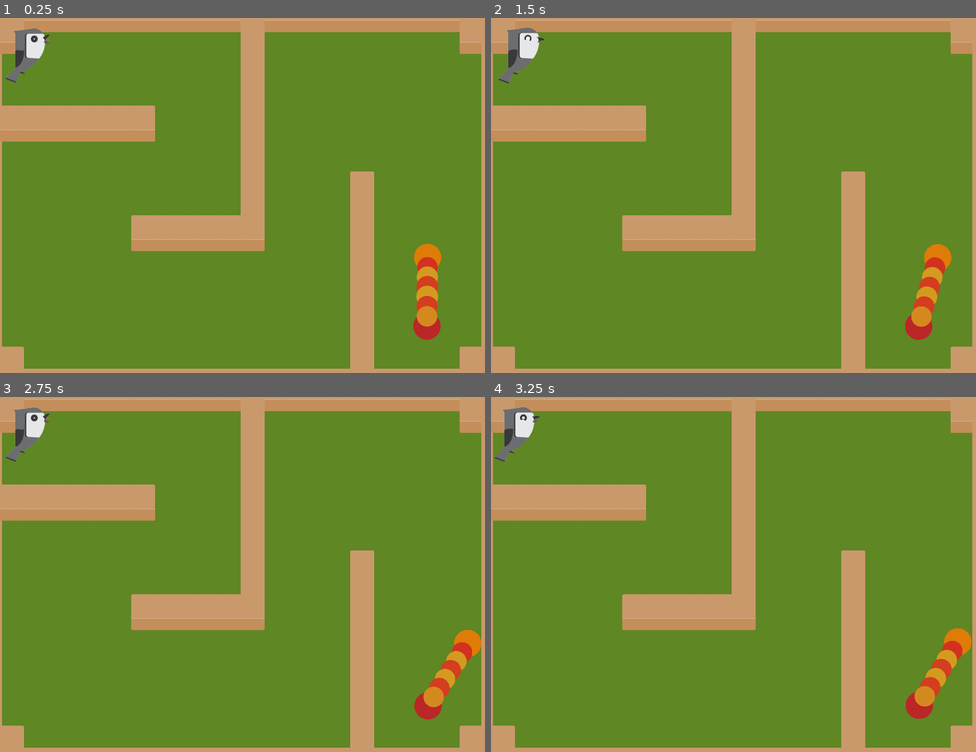
Above: before the commit, frames 1-4 (two rows, left to right).
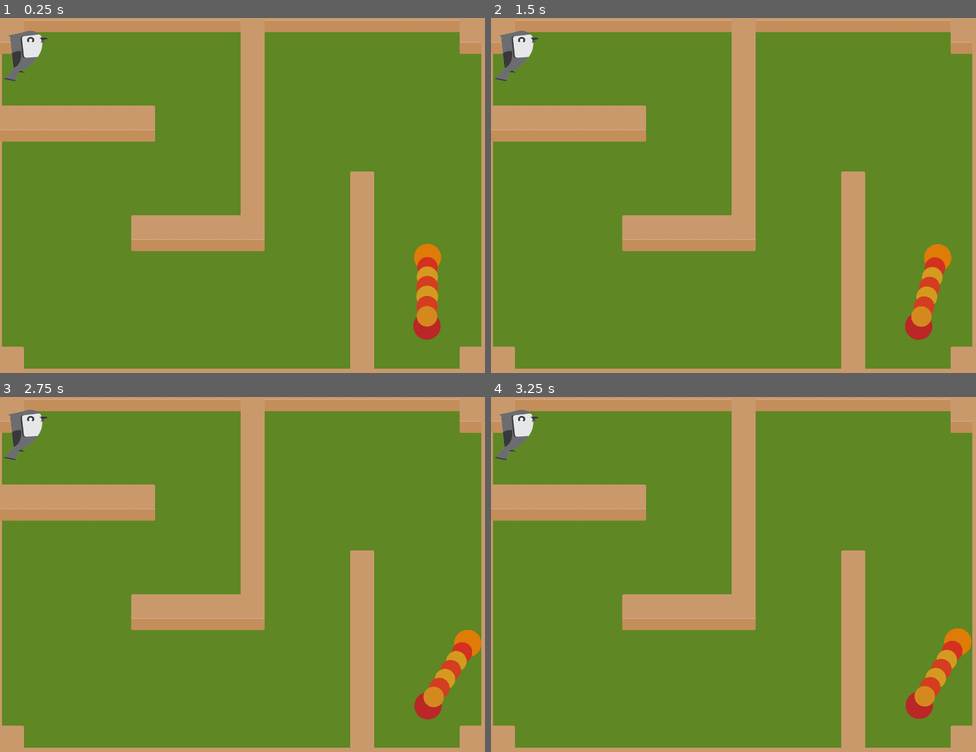
Above: after the commit, the same moments.

Repository: AlecTroemel/LudumDare46-EarlyWorm
Game: Godot game, scene res://World.tscn
Same seed, same stepped clock (60 frames per second), same inputs: the game is played once before the commit and once after it.
Inputs:
- Up to frame 1 (0.25 s): no input
- Up to frame 2 (1.5 s): tap Enter (ui_accept) at 0.5, 0.77 s; hold Right (ui_right) 0.53-1.28 s; tap Space at 0.6, 1.35 s; hold Down (ui_down) from 1.28 s (still down)
- Up to frame 3 (2.75 s): tap Enter (ui_accept) at 1.52 s; release Down (ui_down) at 2.03 s; hold Right (ui_right) from 2.03 s (still down); tap Space at 2.1 s
- Up to frame 4 (3.25 s): release Right (ui_right) at 2.78 s; hold Up (ui_up) from 2.78 s (still down); tap Space at 2.85 s; tap Enter (ui_accept) at 3.02 s

The runs differ from the first frame. In frame 1, 0.4% of the frame differs, in the area x 0-11%, y 2-19%; in frame 2, 0.6%, in the area x 0-12%, y 2-19%; in frame 3, 0.4%; in frame 4, 0.3%.

Commit message:
neutral animation

Diff:
--- a/Bird.tscn
+++ b/Bird.tscn
@@ -1,201 +1,217 @@
-[gd_scene load_steps=39 format=2]
+[gd_scene load_steps=42 format=2]
 
 [ext_resource path="res://assets/art/birb_4.png" type="Texture" id=1]
 [ext_resource path="res://assets/art/birb_3.png" type="Texture" id=2]
 [ext_resource path="res://assets/art/birb_5.png" type="Texture" id=3]
-
-[sub_resource type="AtlasTexture" id=2]
+[ext_resource path="res://happy.tres" type="Animation" id=4]
+[ext_resource path="res://starving.tres" type="Animation" id=5]
+[ext_resource path="res://hungry.tres" type="Animation" id=6]
+
+[sub_resource type="AtlasTexture" id=23]
+flags = 4
+atlas = ExtResource( 2 )
+region = Rect2( 1700, 384, 170, 192 )
+
+[sub_resource type="AtlasTexture" id=25]
 flags = 4
 atlas = ExtResource( 3 )
 region = Rect2( 0, 384, 170, 192 )
 
-[sub_resource type="AtlasTexture" id=3]
+[sub_resource type="AtlasTexture" id=26]
 flags = 4
 atlas = ExtResource( 3 )
 region = Rect2( 170, 384, 170, 192 )
 
-[sub_resource type="AtlasTexture" id=4]
+[sub_resource type="AtlasTexture" id=27]
 flags = 4
 atlas = ExtResource( 3 )
 region = Rect2( 340, 384, 170, 192 )
 
-[sub_resource type="AtlasTexture" id=5]
+[sub_resource type="AtlasTexture" id=28]
 flags = 4
 atlas = ExtResource( 3 )
 region = Rect2( 510, 384, 170, 192 )
 
-[sub_resource type="AtlasTexture" id=6]
+[sub_resource type="AtlasTexture" id=29]
 flags = 4
 atlas = ExtResource( 3 )
 region = Rect2( 680, 384, 170, 192 )
 
-[sub_resource type="AtlasTexture" id=7]
+[sub_resource type="AtlasTexture" id=30]
 flags = 4
 atlas = ExtResource( 3 )
 region = Rect2( 850, 384, 170, 192 )
 
-[sub_resource type="AtlasTexture" id=8]
+[sub_resource type="AtlasTexture" id=31]
 flags = 4
 atlas = ExtResource( 3 )
 region = Rect2( 1020, 384, 170, 192 )
 
-[sub_resource type="AtlasTexture" id=9]
+[sub_resource type="AtlasTexture" id=32]
 flags = 4
 atlas = ExtResource( 3 )
 region = Rect2( 1190, 384, 170, 192 )
 
-[sub_resource type="AtlasTexture" id=10]
+[sub_resource type="AtlasTexture" id=33]
 flags = 4
 atlas = ExtResource( 3 )
 region = Rect2( 1360, 384, 170, 192 )
 
-[sub_resource type="AtlasTexture" id=11]
+[sub_resource type="AtlasTexture" id=34]
 flags = 4
 atlas = ExtResource( 3 )
 region = Rect2( 1530, 384, 170, 192 )
 
-[sub_resource type="AtlasTexture" id=12]
+[sub_resource type="AtlasTexture" id=35]
 flags = 4
 atlas = ExtResource( 3 )
 region = Rect2( 1700, 384, 170, 192 )
 
+[sub_resource type="AtlasTexture" id=36]
+flags = 4
+atlas = ExtResource( 3 )
+region = Rect2( 1870, 384, 170, 192 )
+
 [sub_resource type="AtlasTexture" id=13]
 flags = 4
-atlas = ExtResource( 3 )
+atlas = ExtResource( 2 )
+region = Rect2( 0, 384, 170, 192 )
+
+[sub_resource type="AtlasTexture" id=14]
+flags = 4
+atlas = ExtResource( 2 )
+region = Rect2( 170, 384, 170, 192 )
+
+[sub_resource type="AtlasTexture" id=15]
+flags = 4
+atlas = ExtResource( 2 )
+region = Rect2( 340, 384, 170, 192 )
+
+[sub_resource type="AtlasTexture" id=16]
+flags = 4
+atlas = ExtResource( 2 )
+region = Rect2( 510, 384, 170, 192 )
+
+[sub_resource type="AtlasTexture" id=17]
+flags = 4
+atlas = ExtResource( 2 )
+region = Rect2( 680, 384, 170, 192 )
+
+[sub_resource type="AtlasTexture" id=18]
+flags = 4
+atlas = ExtResource( 2 )
+region = Rect2( 850, 384, 170, 192 )
+
+[sub_resource type="AtlasTexture" id=19]
+flags = 4
+atlas = ExtResource( 2 )
+region = Rect2( 1020, 384, 170, 192 )
+
+[sub_resource type="AtlasTexture" id=20]
+flags = 4
+atlas = ExtResource( 2 )
+region = Rect2( 1190, 384, 170, 192 )
+
+[sub_resource type="AtlasTexture" id=21]
+flags = 4
+atlas = ExtResource( 2 )
+region = Rect2( 1360, 384, 170, 192 )
+
+[sub_resource type="AtlasTexture" id=22]
+flags = 4
+atlas = ExtResource( 2 )
+region = Rect2( 1530, 384, 170, 192 )
+
+[sub_resource type="AtlasTexture" id=24]
+flags = 4
+atlas = ExtResource( 2 )
 region = Rect2( 1870, 384, 170, 192 )
 
-[sub_resource type="AtlasTexture" id=14]
-flags = 4
-atlas = ExtResource( 2 )
-region = Rect2( 0, 384, 170, 192 )
-
-[sub_resource type="AtlasTexture" id=15]
-flags = 4
-atlas = ExtResource( 2 )
+[sub_resource type="AtlasTexture" id=37]
+flags = 4
+atlas = ExtResource( 1 )
 region = Rect2( 170, 384, 170, 192 )
 
-[sub_resource type="AtlasTexture" id=16]
-flags = 4
-atlas = ExtResource( 2 )
+[sub_resource type="AtlasTexture" id=38]
+flags = 4
+atlas = ExtResource( 1 )
 region = Rect2( 340, 384, 170, 192 )
 
-[sub_resource type="AtlasTexture" id=17]
-flags = 4
-atlas = ExtResource( 2 )
+[sub_resource type="AtlasTexture" id=39]
+flags = 4
+atlas = ExtResource( 1 )
 region = Rect2( 510, 384, 170, 192 )
 
-[sub_resource type="AtlasTexture" id=18]
-flags = 4
-atlas = ExtResource( 2 )
+[sub_resource type="AtlasTexture" id=40]
+flags = 4
+atlas = ExtResource( 1 )
 region = Rect2( 680, 384, 170, 192 )
 
-[sub_resource type="AtlasTexture" id=19]
-flags = 4
-atlas = ExtResource( 2 )
+[sub_resource type="AtlasTexture" id=41]
+flags = 4
+atlas = ExtResource( 1 )
 region = Rect2( 850, 384, 170, 192 )
 
-[sub_resource type="AtlasTexture" id=20]
-flags = 4
-atlas = ExtResource( 2 )
+[sub_resource type="AtlasTexture" id=42]
+flags = 4
+atlas = ExtResource( 1 )
 region = Rect2( 1020, 384, 170, 192 )
 
-[sub_resource type="AtlasTexture" id=21]
-flags = 4
-atlas = ExtResource( 2 )
+[sub_resource type="AtlasTexture" id=43]
+flags = 4
+atlas = ExtResource( 1 )
 region = Rect2( 1190, 384, 170, 192 )
 
-[sub_resource type="AtlasTexture" id=22]
-flags = 4
-atlas = ExtResource( 2 )
+[sub_resource type="AtlasTexture" id=44]
+flags = 4
+atlas = ExtResource( 1 )
 region = Rect2( 1360, 384, 170, 192 )
 
-[sub_resource type="AtlasTexture" id=23]
-flags = 4
-atlas = ExtResource( 2 )
+[sub_resource type="AtlasTexture" id=45]
+flags = 4
+atlas = ExtResource( 1 )
 region = Rect2( 1530, 384, 170, 192 )
 
-[sub_resource type="AtlasTexture" id=24]
-flags = 4
-atlas = ExtResource( 2 )
+[sub_resource type="AtlasTexture" id=46]
+flags = 4
+atlas = ExtResource( 1 )
 region = Rect2( 1700, 384, 170, 192 )
 
-[sub_resource type="AtlasTexture" id=25]
-flags = 4
-atlas = ExtResource( 2 )
-region = Rect2( 1870, 384, 170, 192 )
-
-[sub_resource type="AtlasTexture" id=26]
-flags = 4
-atlas = ExtResource( 1 )
-region = Rect2( 170, 384, 170, 192 )
-
-[sub_resource type="AtlasTexture" id=27]
-flags = 4
-atlas = ExtResource( 1 )
-region = Rect2( 340, 384, 170, 192 )
-
-[sub_resource type="AtlasTexture" id=28]
-flags = 4
-atlas = ExtResource( 1 )
-region = Rect2( 510, 384, 170, 192 )
-
-[sub_resource type="AtlasTexture" id=29]
-flags = 4
-atlas = ExtResource( 1 )
-region = Rect2( 680, 384, 170, 192 )
-
-[sub_resource type="AtlasTexture" id=30]
-flags = 4
-atlas = ExtResource( 1 )
-region = Rect2( 850, 384, 170, 192 )
-
-[sub_resource type="AtlasTexture" id=31]
-flags = 4
-atlas = ExtResource( 1 )
-region = Rect2( 1020, 384, 170, 192 )
-
-[sub_resource type="AtlasTexture" id=32]
-flags = 4
-atlas = ExtResource( 1 )
-region = Rect2( 1190, 384, 170, 192 )
-
-[sub_resource type="AtlasTexture" id=33]
-flags = 4
-atlas = ExtResource( 1 )
-region = Rect2( 1360, 384, 170, 192 )
-
-[sub_resource type="AtlasTexture" id=34]
-flags = 4
-atlas = ExtResource( 1 )
-region = Rect2( 1530, 384, 170, 192 )
-
-[sub_resource type="AtlasTexture" id=35]
-flags = 4
-atlas = ExtResource( 1 )
-region = Rect2( 1700, 384, 170, 192 )
-
-[sub_resource type="SpriteFrames" id=1]
+[sub_resource type="SpriteFrames" id=47]
 animations = [ {
-"frames": [ SubResource( 2 ), SubResource( 3 ), SubResource( 4 ), SubResource( 5 ), SubResource( 6 ), SubResource( 7 ), SubResource( 8 ), SubResource( 9 ), SubResource( 10 ), SubResource( 11 ), SubResource( 12 ), SubResource( 13 ) ],
+"frames": [ SubResource( 23 ) ],
+"loop": true,
+"name": "idle",
+"speed": 5.0
+}, {
+"frames": [ SubResource( 25 ), SubResource( 26 ), SubResource( 27 ), SubResource( 28 ), SubResource( 29 ), SubResource( 30 ), SubResource( 31 ), SubResource( 32 ), SubResource( 33 ), SubResource( 34 ), SubResource( 35 ), SubResource( 36 ) ],
 "loop": true,
 "name": "yell",
 "speed": 5.0
 }, {
-"frames": [ SubResource( 14 ), SubResource( 15 ), SubResource( 16 ), SubResource( 17 ), SubResource( 18 ), SubResource( 19 ), SubResource( 20 ), SubResource( 21 ), SubResource( 22 ), SubResource( 23 ), SubResource( 24 ), SubResource( 25 ) ],
+"frames": [ SubResource( 13 ), SubResource( 14 ), SubResource( 15 ), SubResource( 16 ), SubResource( 17 ), SubResource( 18 ), SubResource( 19 ), SubResource( 20 ), SubResource( 21 ), SubResource( 22 ), SubResource( 23 ), SubResource( 24 ) ],
 "loop": true,
 "name": "chirp",
 "speed": 24.0
 }, {
-"frames": [ SubResource( 26 ), SubResource( 27 ), SubResource( 28 ), SubResource( 29 ), SubResource( 30 ), SubResource( 31 ), SubResource( 32 ), SubResource( 33 ), SubResource( 34 ), SubResource( 35 ) ],
+"frames": [ SubResource( 37 ), SubResource( 38 ), SubResource( 39 ), SubResource( 40 ), SubResource( 41 ), SubResource( 42 ), SubResource( 43 ), SubResource( 44 ), SubResource( 45 ), SubResource( 46 ) ],
 "loop": true,
 "name": "sad",
 "speed": 10.0
 } ]
 
 [node name="Bird" type="Node2D"]
+position = Vector2( -9.99993, -3.75001 )
+rotation = -0.109082
+scale = Vector2( 1, 0.85 )
+
+[node name="AnimationPlayer" type="AnimationPlayer" parent="."]
+anims/happy = ExtResource( 4 )
+anims/hungry = ExtResource( 6 )
+anims/starving = ExtResource( 5 )
 
 [node name="AnimatedSprite" type="AnimatedSprite" parent="."]
-frames = SubResource( 1 )
-animation = "yell"
-frame = 5
+rotation = 7.45058e-09
+frames = SubResource( 47 )
+animation = "idle"
 playing = true
